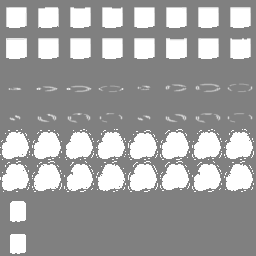
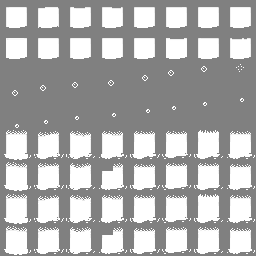
Layers edited between the first and the second 256px x 256px image:
removed layer "Pasted Layer #1" over [6, 38, 27, 58]
painted on "Pasted Layer" over [0, 7, 255, 255]
